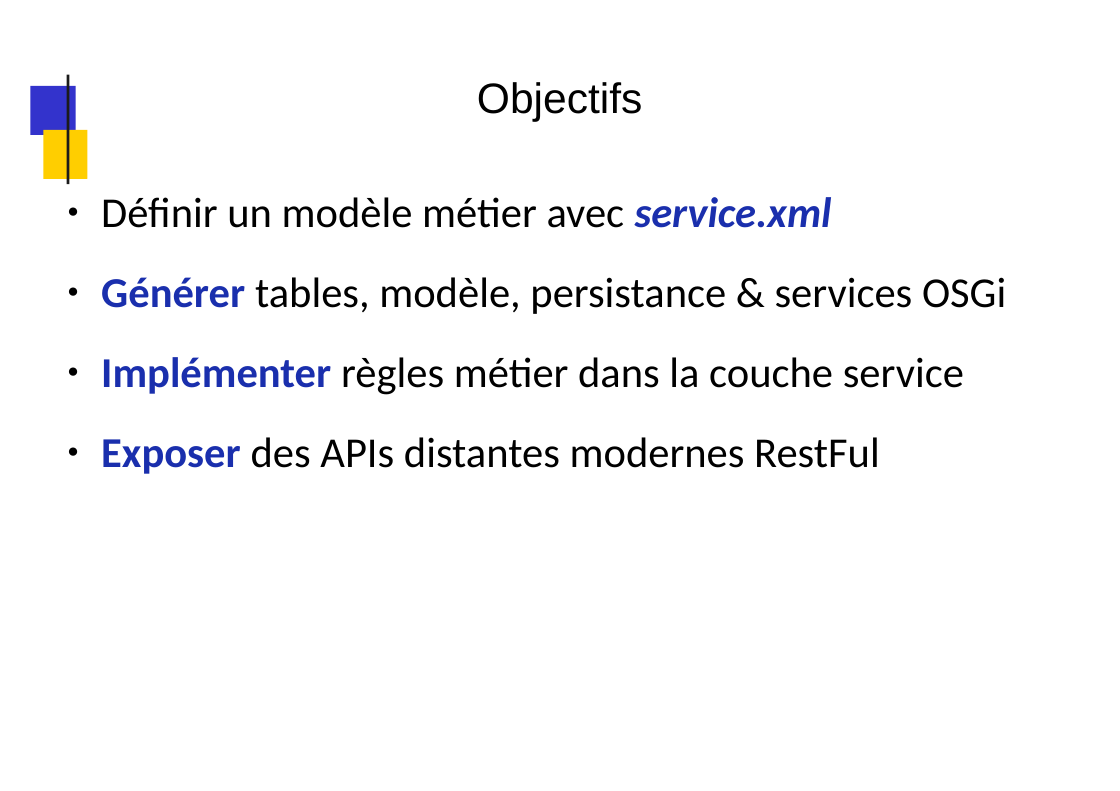
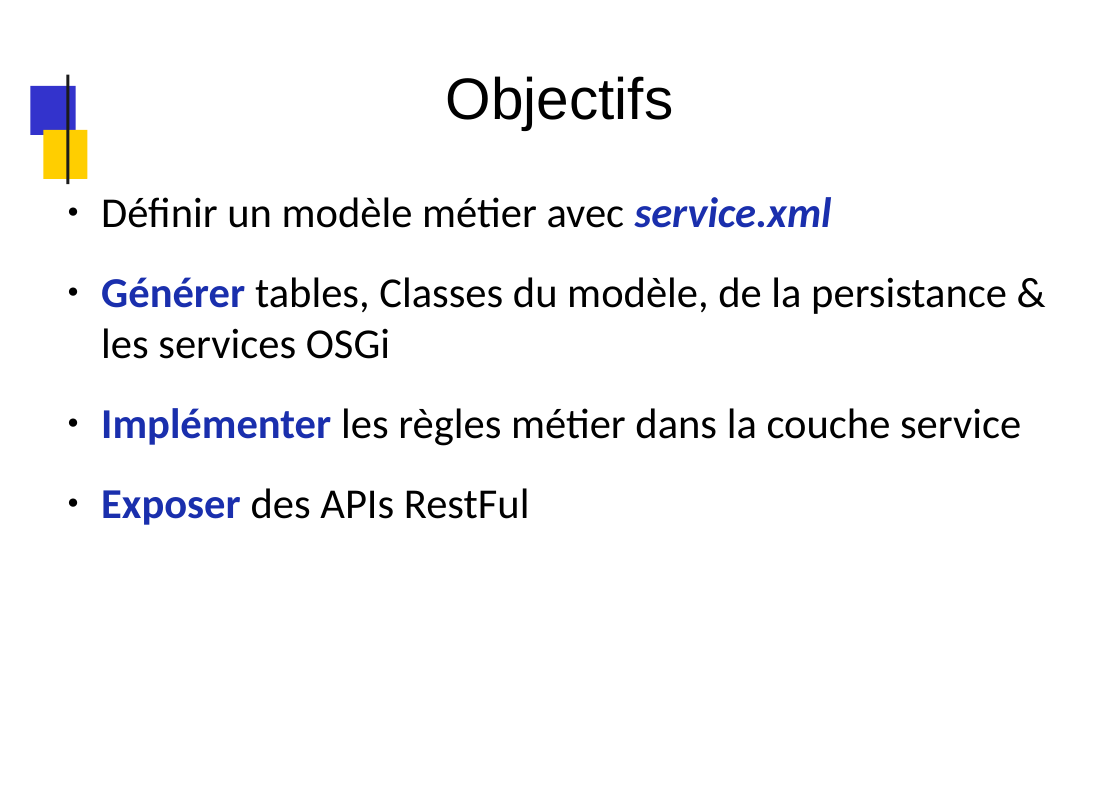
Before and after one commit to dthibau/liferay, a slide deck: slide 161 of Lrd7.pptx (slide 140 before the commit). Drawn at 1120x791 pixels with LibreOffice and Linux fonts; fonts in the diff are those of the drawing; background and template pictures are left out. Boxes give left, top, right and bottom in pixels: in the first picture for what was removed or moved away, otherwise in the second. Text is boxed around its words. In the diff, an @@ line names an element or a change of style, - is before the commit and + after.

```diff
--- a/Lrd7.pptx
+++ b/Lrd7.pptx
@@ title "Objectifs" at (x1=446, y1=76, x2=673, y2=129): size 32 to 44 pt @@
@@ text at (x1=101, y1=277, x2=1021, y2=525): text changed @@
-● Générer tables, modèle, persistance & services OSGi
-● Implémenter règles métier dans la couche service
-● Exposer des APIs distantes modernes RestFul
+● Générer tables, Classes du modèle, de la persistance & les services OSGi
+● Implémenter les règles métier dans la couche service
+● Exposer des APIs RestFul
```
Also in this commit, not shown: 61 other slides changed, 31 slides added, 12 slides removed, 5 other files.
